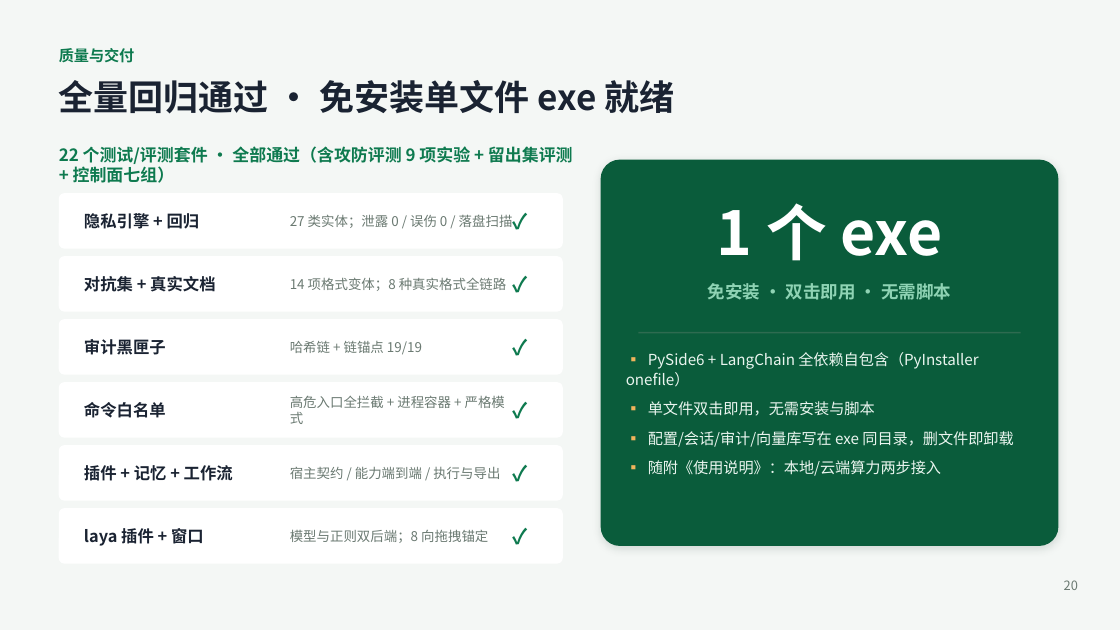
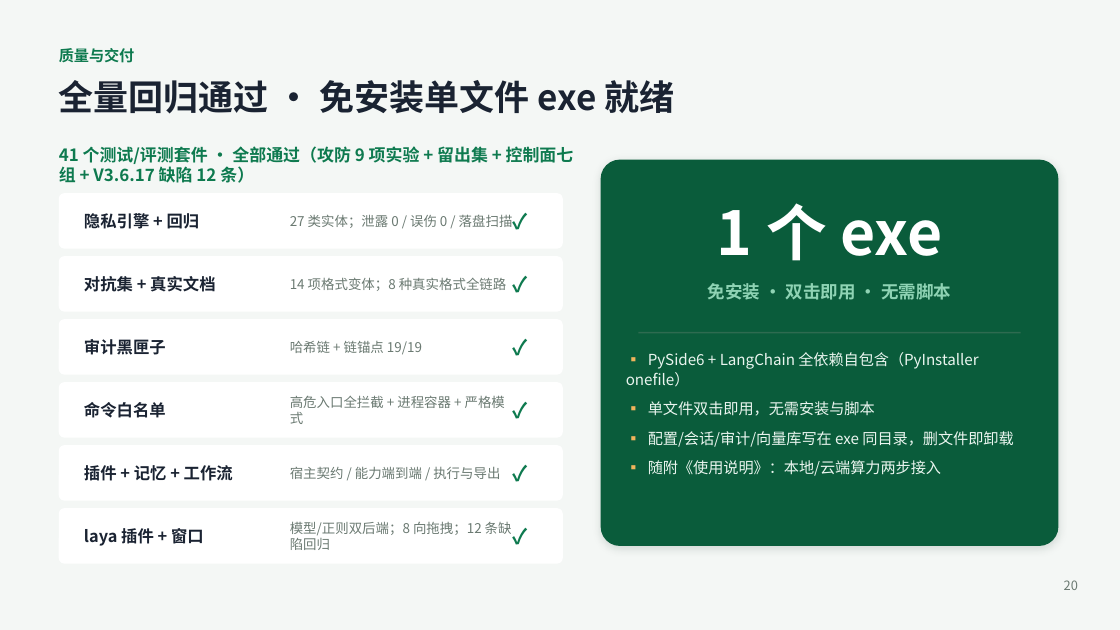
Before and after one commit to Andysun06/yindun-agent, a slide deck: slide 20 of docs/隐盾安全智能体_项目汇报.pptx. Drawn at 1120x630 pixels with LibreOffice and Linux fonts; fonts in the diff are those of the drawing. Boxes give left, top, right and bottom in pixels: in the first picture for what was removed or moved away, otherwise in the second. Text is boxed around its words. In the diff, an @@ line names an element or a change of style, - is before the commit and + after.

Commit message:
V3.6.17：修复独立测试报告 12 条缺陷（用途红线/写意图/知识库还原/续写/窗口/审批超时）；同步版本元数据与交付文档

```diff
--- a/docs/隐盾安全智能体_项目汇报.pptx
+++ b/docs/隐盾安全智能体_项目汇报.pptx
@@ text at box(59, 146, 574, 183): text changed @@
-22 个测试/评测套件 · 全部通过（含攻防评测 9 项实验 + 留出集评测 + 控制面七组）
+41 个测试/评测套件 · 全部通过（攻防 9 项实验 + 留出集 + 控制面七组 + V3.6.17 缺陷 12 条）
@@ text at box(290, 522, 512, 550): text changed @@
-模型与正则双后端；8 向拖拽锚定
+模型/正则双后端；8 向拖拽；12 条缺陷回归
```
Also in this commit, not shown: 2 other slides changed, 23 other files.
